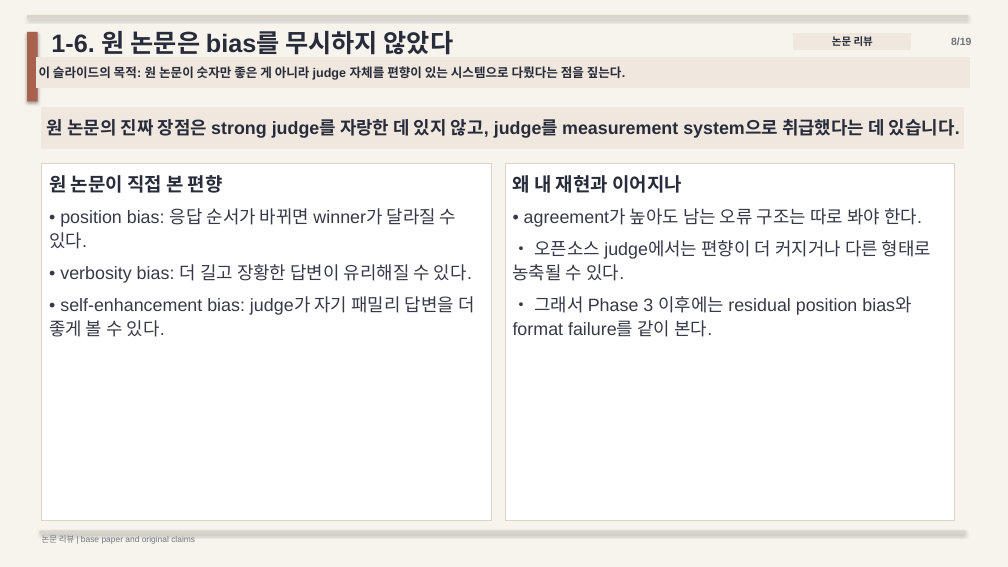
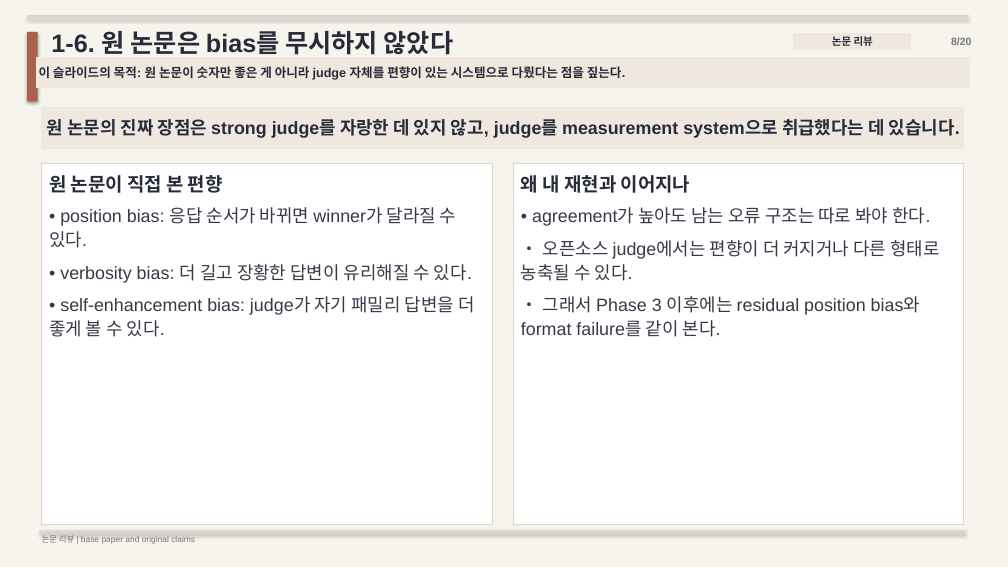
Before and after one commit to kook222/mt_bench_repro, a slide deck: slide 8 of presentation/mt_bench_paper_study.pptx. Drawn at 1008x567 pixels with LibreOffice and Linux fonts; fonts in the diff are those of the drawing. Boxes give left, top, right and bottom in pixels: in the first picture for what was removed or moved away, otherwise in the second. Text is boxed around its words. In the diff, an @@ line names an element or a change of style, - is before the commit and + after.

Commit message:
refine four-rq study deck and paper wording

```diff
--- a/presentation/mt_bench_paper_study.pptx
+++ b/presentation/mt_bench_paper_study.pptx
@@ text at (x1=951, y1=38, x2=971, y2=45): text changed @@
-8/19
+8/20
@@ rectangle resized from (x1=42, y1=163, x2=492, y2=520) to (x1=42, y1=163, x2=492, y2=525) @@
@@ rectangle resized from (x1=505, y1=163, x2=955, y2=520) to (x1=513, y1=163, x2=964, y2=525) @@
@@ text "왜 내 재현과 이어지나" moved from (x1=513, y1=175, x2=682, y2=193) to (x1=521, y1=175, x2=691, y2=193) @@
@@ text "• agreement가 높아도 남는 오류 ..." moved from (x1=513, y1=208, x2=931, y2=337) to (x1=521, y1=207, x2=939, y2=337) @@
```
Also in this commit, not shown: 17 other slides changed, 1 slide added, 6 other files.
